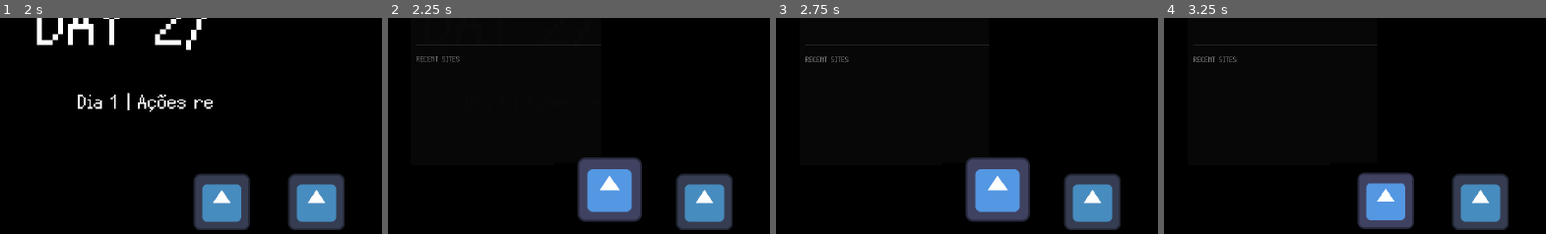
Above: before the commit, frames 1-4 (left to right).
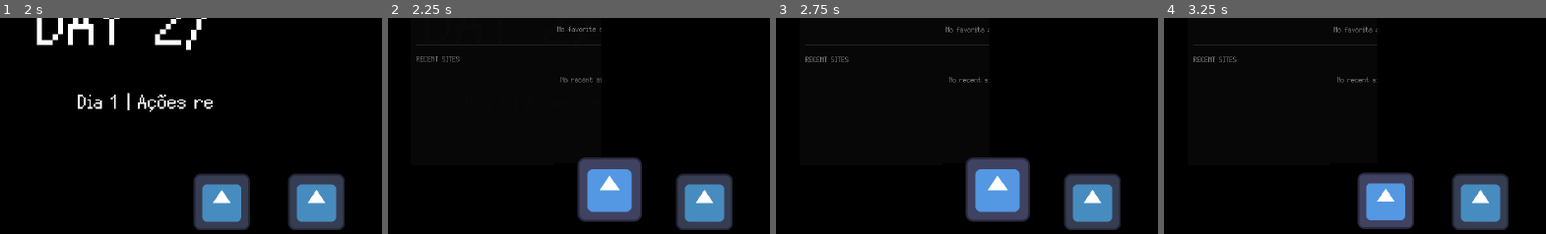
Above: after the commit, the same moments.

Repository: GYU-GAZE/NULL-NETWORK
Game: Godot game, scene res://core/main.tscn
Same seed, same stepped clock (60 frames per second), same inputs: the game is played once before the commit and once after it. The engine's default icon, where the game draws it, is replaced by a stand-in: a white triangle on a blue panel in a dark square.
Inputs (mouse positions are % of the whole screen's width and height, from its top left):
- Up to frame 1 (2 s): click "Debug: Passar tempo" at 0.5 s; click (94, 2) at 1.25 s
- Up to frame 2 (2.25 s): click (42, 83) at 2.02 s
- Up to frame 3 (2.75 s): no input
- Up to frame 4 (3.25 s): click "□" at 2.75 s
The pictures show only the part of the screen within x 13-63%, y 41-91%; the shares and areas given below are measured in that part.

Frame 1 is identical in both runs. In frame 2, 0.3% of the frame differs, in the area x 44-56%, y 3-30%; in frame 3, 0.3%; in frame 4, 0.3%.

Commit message:
Render browser sites on fixed canvases

Diff:
--- a/apps/browser/browser.gd
+++ b/apps/browser/browser.gd
@@ -9,6 +9,9 @@
 
 @export_category("Browser Routes")
 @export var home_url: String = "home"
+
+@export_category("Site Canvas")
+@export var fallback_site_canvas_size: Vector2 = Vector2(600, 320)
 
 @export_category("Tab Layout")
 @export var tab_width: float = 160.0
@@ -75,19 +78,6 @@
 	site_container.size_flags_vertical = Control.SIZE_EXPAND_FILL
 	site_container.clip_contents = true
 
-	if not site_container.resized.is_connected(_resize_current_site):
-		site_container.resized.connect(_resize_current_site)
-
-
-func _resize_current_site() -> void:
-	for child in site_container.get_children():
-		if child is Control:
-			var control := child as Control
-			control.set_anchors_preset(Control.PRESET_FULL_RECT)
-			control.position = Vector2.ZERO
-			control.size = site_container.size
-
-
 func _on_go_pressed() -> void:
 	_load_page(url_line_edit.text)
 
@@ -276,7 +266,11 @@
 		_refresh_favorite_button()
 		return
 
-	_render_site(page.site_scene, tab.site_state)
+	_render_site(
+		page.site_scene,
+		tab.site_state,
+		page.get_resolved_canvas_size()
+	)
 	_refresh_tab_buttons()
 	_refresh_favorite_button()
 
@@ -397,10 +391,19 @@
 
 		if instance != null:
 			site_container.add_child(instance)
-			_configure_site_control(instance)
+			_configure_site_control(
+				instance,
+				fallback_site_canvas_size
+			)
 
 			if instance.has_method("setup"):
-				instance.call("setup", error_code, error_title, error_message, requested_url)
+				instance.call(
+					"setup",
+					error_code,
+					error_title,
+					error_message,
+					requested_url
+				)
 
 			return
 
@@ -415,10 +418,17 @@
 	fallback_label.vertical_alignment = VERTICAL_ALIGNMENT_CENTER
 	fallback_label.autowrap_mode = TextServer.AUTOWRAP_WORD
 	site_container.add_child(fallback_label)
-	_configure_site_control(fallback_label)
-
-
-func _render_site(scene: PackedScene, state: Dictionary = {}) -> void:
+	_configure_site_control(
+		fallback_label,
+		fallback_site_canvas_size
+	)
+
+
+func _render_site(
+	scene: PackedScene,
+	state: Dictionary = {},
+	canvas_size: Vector2 = Vector2(600, 320)
+) -> void:
 	var instance: Node = scene.instantiate()
 
 	if instance == null:
@@ -431,7 +441,7 @@
 		return
 
 	site_container.add_child(instance)
-	_configure_site_control(instance)
+	_configure_site_control(instance, canvas_size)
 	_connect_browser_navigation_signals(instance)
 
 	var tab := _get_current_tab()
@@ -442,20 +452,26 @@
 	if instance.has_method("restore_browser_state"):
 		instance.call_deferred("restore_browser_state", state.duplicate(true))
 
-	_resize_current_site()
-
-
-func _configure_site_control(instance: Node) -> void:
+
+func _configure_site_control(
+	instance: Node,
+	canvas_size: Vector2
+) -> void:
 	if not instance is Control:
 		return
 
 	var control := instance as Control
-	control.set_anchors_preset(Control.PRESET_FULL_RECT)
+	var resolved_canvas_size := Vector2(
+		max(1.0, canvas_size.x),
+		max(1.0, canvas_size.y)
+	)
+
+	control.set_anchors_preset(Control.PRESET_TOP_LEFT)
 	control.position = Vector2.ZERO
-	control.size = site_container.size
-	control.custom_minimum_size = Vector2.ZERO
-	control.size_flags_horizontal = Control.SIZE_EXPAND_FILL
-	control.size_flags_vertical = Control.SIZE_EXPAND_FILL
+	control.size = resolved_canvas_size
+	control.custom_minimum_size = resolved_canvas_size
+	control.size_flags_horizontal = Control.SIZE_SHRINK_BEGIN
+	control.size_flags_vertical = Control.SIZE_SHRINK_BEGIN
 
 
 func _refresh_tab_layout_only() -> void:
